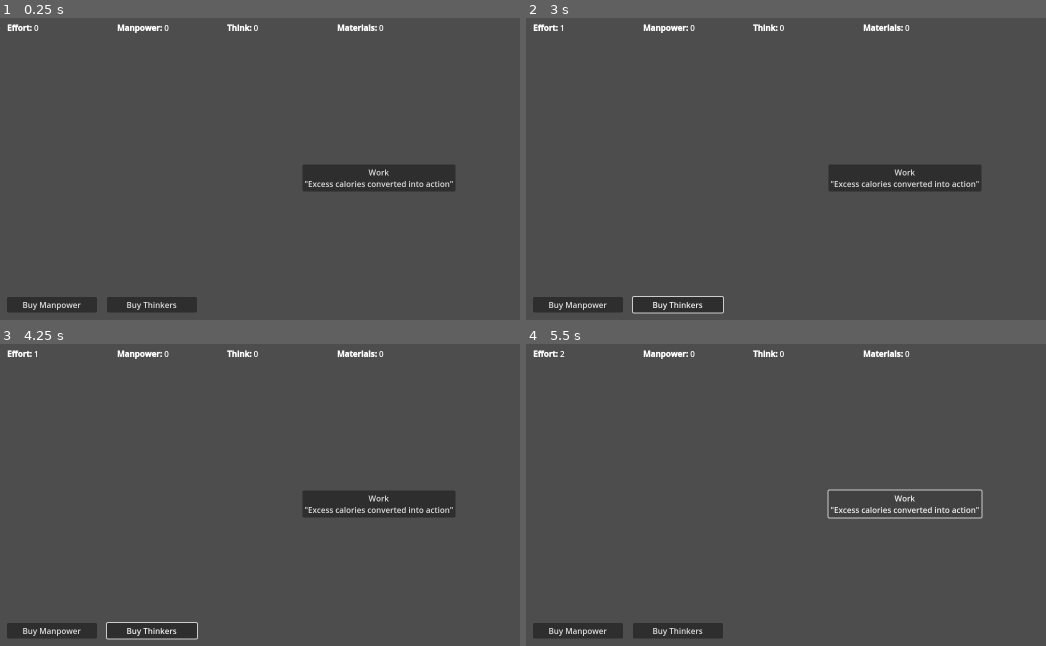
Above: before the commit, frames 1-4 (two rows, left to right).
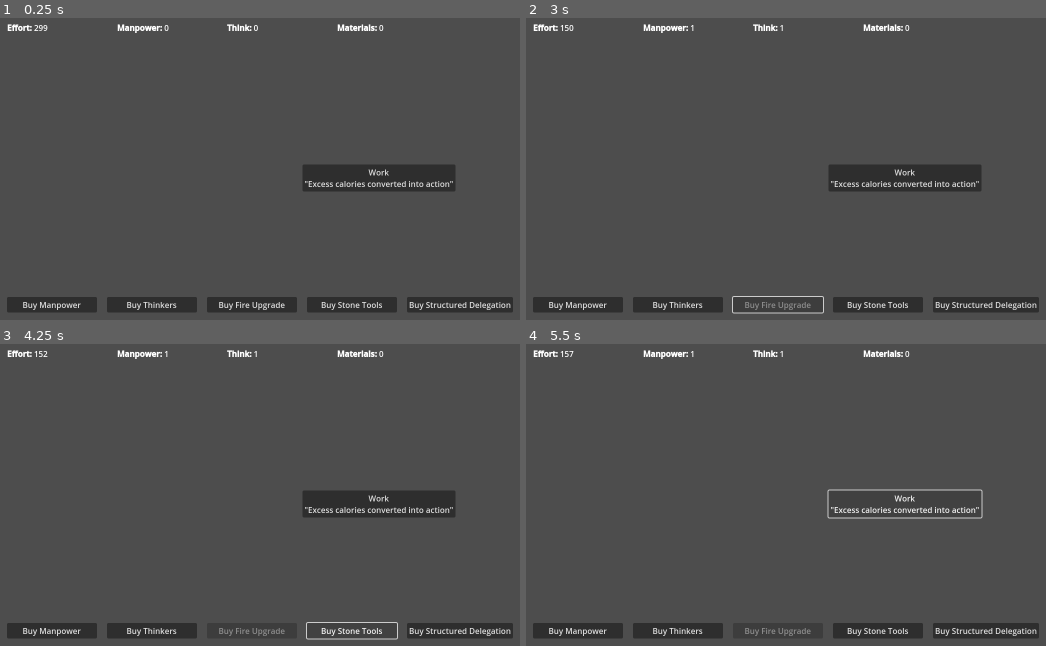
Above: after the commit, the same moments.

Repository: EricJPbunny/Godot-Incremental-Game
Game: Godot game, scene res://label.tscn
The game is run twice, just before and just after one commit, with the same random seed, the same clock (stepped at 60 frames per second) and the same inputs.
Inputs (mouse positions are in pixels of both pictures, inside the frame that each line leads up to):
- Up to frame 1 (0.25 s): no input
- Up to frame 2 (3 s): click "Work 'Excess calories convert…" at 0.5 s; click "Buy Manpower" at 1.25 s; click "Buy Thinkers" at 2 s; click (775, 304) at 2.75 s, where only the run after the commit has a clickable "Buy Fire Upgrade"
- Up to frame 3 (4.25 s): click (353, 630) at 3.5 s, where only the run after the commit has a clickable "Buy Stone Tools"
- Up to frame 4 (5.5 s): click (983, 630) at 4.25 s, where only the run after the commit has a clickable "Buy Structured Delegation"; click "Work 'Excess calories convert…" at 5 s

The runs differ from the first frame. In frame 1, 2.6% of the frame differs, in the area x 6-99%, y 2-98%; in frame 2, 2.3%; in frame 3, 1.6%; in frame 4, 1.9%.

Commit message:
Separated manual click and hold down logic, fixed double trigger, cleaned up button and shop logic

Diff:
--- a/Mainnu.gd
+++ b/Mainnu.gd
@@ -5,7 +5,7 @@
 var auto_timer: Timer
 
 var resources = {
-	"effort":0,
+	"effort":299,
 	"manpower": 0,
 	"think": 0,
 	"materials": 0,
@@ -18,14 +18,16 @@
 var manpower_strength = 1
 var fire_unlocked = false
 var active_configs = []
+var autoclick_enabled := false
 
 var shop_configs = {
 	"manpower": {
 		"cost_key": "effort",
-		"cost_amount": 20,
+		"cost_amount": 8,         # Reduced from 20
 		"reward_key": "manpower",
 		"reward_amount": 1,
-		"cost_scale": 1.1,
+		"cost_scale": 1.15,     # TODO: needs tweaking
+		"scaling_type": "exponential", #TODO: figure out better approach
 		"button_label": "Manpower",
 		"age": "Stone Age"
 	},
@@ -36,6 +38,17 @@
 		"reward_amount": 1,
 		"cost_scale": 1.2,
 		"button_label": "Thinkers",
+		"age": "Stone Age"
+	},
+		"fire":{
+		"cost_key": "effort",
+		"cost_amount": 100,
+		"cost_scale": 1.75,
+		"effect": "increase_click_bonus",
+		"bonus_amount": 1,
+		"button_label": "Fire Upgrade",
+		"unlock_key": "effort",
+		"unlock_amount": 50,
 		"age": "Stone Age"
 	},
 	"stone_tools": {
@@ -49,15 +62,14 @@
 		"unlock_amount": 100,
 		"age": "Stone Age"
 	},
-	"fire":{
+		"basic_automation":{
 		"cost_key": "effort",
-		"cost_amount": 100,
-		"cost_scale": 1.75,
-		"effect": "increase_click_bonus",
-		"bonus_amount": 1,
-		"button_label": "Fire Upgrade",
+		"cost_amount": 300,
+		"cost_scale": 2.0,
+		"effect": "enable_autoclick",
+		"button_label": "Structured Delegation",
 		"unlock_key": "effort",
-		"unlock_amount": 50,
+		"unlock_amount": 200,
 		"age": "Stone Age"
 	}
 }
@@ -65,7 +77,7 @@
 var resource_labels = {}
 
 func update_age(new_age: String):
-	var active_configs = []
+	active_configs.clear()
 
 	for key in shop_configs.keys():
 		var config = shop_configs[key]
@@ -82,7 +94,8 @@
 		resource_labels[key].text = "[b]" + key.capitalize() + ":[/b] " + str(resources[key])
 
 func _on_auto_timer_timeout() -> void:
-	resources["effort"] += manpower_strength * resources["manpower"]
+	if resources["manpower"] > 0:
+		resources["effort"] += manpower_strength * resources["manpower"]
 
 func get_current_click_power() -> int:
 	return int((effort_press_strength_base + effort_press_bonus) * effort_press_multiplier)
@@ -124,9 +137,11 @@
 
 	#Producer timers
 	auto_timer = Timer.new()
-	auto_timer.wait_time = 3.0
+	auto_timer.wait_time = 0.5    #TODO: stop hardcoding in, needs scaling capabilities
 	auto_timer.one_shot = false
 	auto_timer.autostart = false
+	auto_timer.stop()
+	print("On ready, is timer stopped? ", auto_timer.is_stopped())
 	add_child(auto_timer)
 	auto_timer.timeout.connect(_on_auto_timer_timeout)
 
--- a/WorkButton.gd
+++ b/WorkButton.gd
@@ -1,39 +1,61 @@
-# WorkButton.gd
 extends Button
 
 @export var main_node: Node2D
 
+# timers
 var hold_timer: Timer
+var click_cooldown_timer: Timer
+var can_click := true
 
 func _click_once():
 	if main_node:
 		main_node.resources["effort"] += main_node.get_current_click_power()
-		print("Manual work pressed! Current effort:", main_node.resources["effort"])
+		print("Work pressed! Current effort:", main_node.resources["effort"])
 		main_node.check_unlocks()
-		print("Checked unlocks")
+	else:
+		print("Click ignored: no main_node")
 
 func _on_button_down():
-	_click_once()
-	print("Button down")
-	if hold_timer.is_stopped():
-		hold_timer.start()
-		print("starting timer")
+	if can_click:
+		_click_once()
+		print("Manual button down")
+		can_click = false
+		click_cooldown_timer.start()
+		if main_node.autoclick_enabled and hold_timer.is_stopped():
+			hold_timer.start()
+			print("Starting hold timer (autoclick active)")
+	else:
+		print("Click ignored: cooldown active")
 
 func _on_button_up():
-	hold_timer.stop()
-	print("Button released: stopping timer")
+	if not hold_timer.is_stopped():
+		hold_timer.stop()
+		print("Button released: stopping hold timer")
 
 func _on_hold_timer_timeout():
 	_click_once()
 
+func _on_cooldown_timeout():
+	can_click = true
+	print("Cooldown finished, can_click now true")
 
 func _ready():
-		#Autoclick timer
+	# Connect signals
 	connect("button_down", Callable(self, "_on_button_down"))
 	connect("button_up", Callable(self, "_on_button_up"))
+
+	# Hold timer (for automation)
 	hold_timer = Timer.new()
-	hold_timer.wait_time = 0.1
+	hold_timer.wait_time = 0.5  # adjust as needed
 	hold_timer.one_shot = false
 	hold_timer.autostart = false
 	add_child(hold_timer)
 	hold_timer.timeout.connect(_on_hold_timer_timeout)
+
+	# Cooldown timer for manual clicks
+	click_cooldown_timer = Timer.new()
+	click_cooldown_timer.wait_time = 0.5  # adjust as needed
+	click_cooldown_timer.one_shot = true
+	click_cooldown_timer.autostart = false
+	add_child(click_cooldown_timer)
+	click_cooldown_timer.timeout.connect(_on_cooldown_timeout)
--- a/shop.gd
+++ b/shop.gd
@@ -14,6 +14,7 @@
 
 
 func add_button(button: Button, config: Dictionary):
+	#TODO: This needs modularity, monster code ahead
 
 	buttons.append(button)
 	add_child(button)
@@ -32,6 +33,8 @@
 		var reward_amount = config.get("reward_amount", 0)
 		var cost_scale = config.get("cost_scale", 1.0)
 
+
+
 		if main_node != null:
 
 			if main_node.resources[cost_key] >=cost_amount:
@@ -43,16 +46,22 @@
 					main_node.resources[reward_key] += reward_amount
 					print("New cost for ", reward_key, ": ", config["cost_amount"])
 				# Scale cost for next purchase
-				config["cost_amount"] = int(cost_amount * cost_scale)
+				var new_cost = cost_amount
+				if config.has("scaling_type"):
+					match config["scaling_type"]:
+						"exponential":
+							new_cost = int(cost_amount * cost_scale)
+						"logarithmic":
+							new_cost = int(cost_amount + log(cost_amount + 1) * 5)
+				else:
+					new_cost = int(cost_amount * cost_scale)
+				config["cost_amount"] = new_cost
 				print("New cost for ", reward_key, ": ", config["cost_amount"])
 
 				if reward_key == "manpower":
 					main_node.resource_labels["manpower"].visible = true
-
-				if not main_node.auto_timer.is_stopped():
-					pass
-				else:
-					main_node.auto_timer.start()
+					if main_node.auto_timer.is_stopped():
+						main_node.auto_timer.start()
 			else:
 				print("Not enough ", cost_key, " to buy!")
 				return
@@ -65,6 +74,10 @@
 						main_node.fire_unlocked = true
 				# Flag: can be used for future UI or tech tree unlock checks
 						button.disabled = true
+					"enable_autoclick":
+						main_node.autoclick_enabled = true
+						print("Autoclick feature enabled!")
+						button.disabled = true
 		)
 
 func update_buttons(config_list: Array):
@@ -74,7 +87,7 @@
 		if not button_dict.has(key):
 			var b = Button.new()
 			b.text = "Buy " + config.get("button_label", "Upgrade")
-			var local_config = config.duplicate() #annoying ass bug, can't figure out why godot is passing a reference here
+			var local_config = config.duplicate() #prevent shared reference issues
 			add_button(b, local_config)
 			button_dict[key] = {
 				"button": b,
@@ -116,5 +129,6 @@
 
 
 # Called every frame. 'delta' is the elapsed time since the previous frame.
+@warning_ignore("unused_parameter")
 func _process(delta: float) -> void:
 	pass
Not shown, added: export_presets.cfg
Not shown, added: build/UnnamedIncremental.console.exe
Not shown, added: build/UnnamedIncremental.exe
Not shown, added: build/UnnamedIncremental.pck
